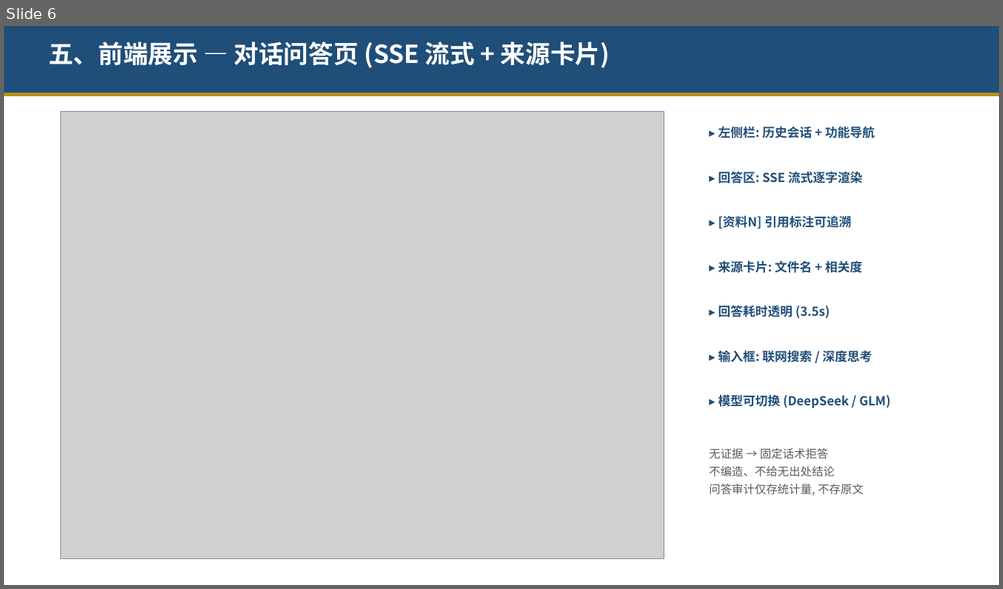
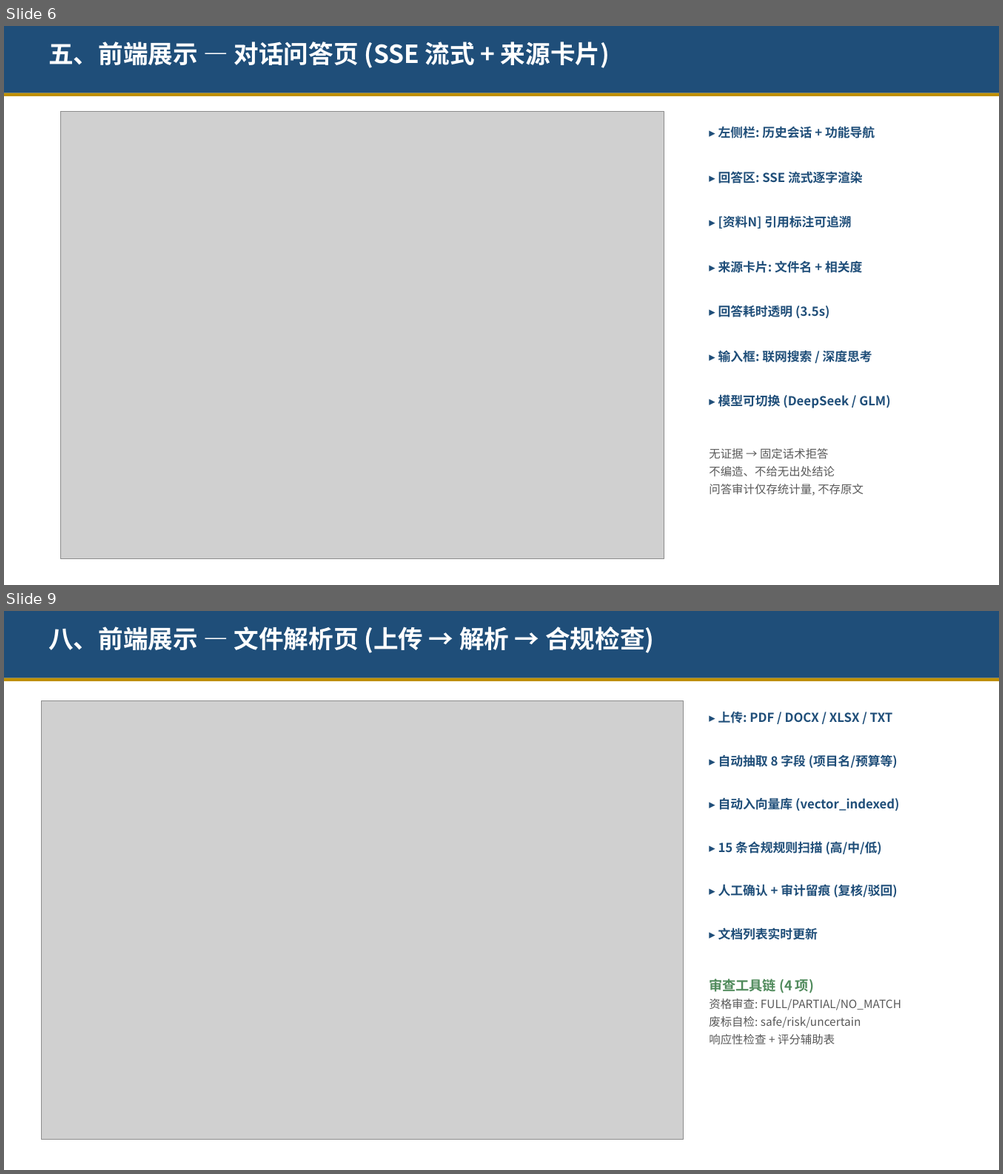
Before and after one commit to wuyang-vs/Bidding_QA_Chatbot, a slide deck: 招投标RAG智能问答系统介绍.pptx. Shown one above the other, each under a label of ours: slide 6 before the commit, slides 6 and 9 after it; the slides between them are not shown. The pictures are 1003x589 and 1003x1174 pixels, drawn with LibreOffice and Linux fonts; fonts in the diff are those of the drawing; grey boxes stand for pictures. Boxes give left, top, right and bottom in pixels: in the first picture for what was removed or moved away, otherwise in the second. Text is boxed around its words. In the diff, an @@ line names an element or a change of style, - is before the commit and + after.

Commit message:
docs(ppt): 系统介绍PPT新增5页前端展示,覆盖6大页面38项功能全部完整
- 新增: 数据看板/文件解析/标书生成/图谱+企业资料库 4页

- 更新: 结束页加'十四、总结'标题,编号顺延

- 总页数 11->16, 前端从4页扩展到9页

```diff
--- a/招投标RAG智能问答系统介绍.pptx
+++ b/招投标RAG智能问答系统介绍.pptx
@@ slide 9 added at [4,611,999,1170], background #FFFFFF @@
@@ rectangle added at [4,611,999,678], fill #1F4E79 @@
@@ text added at [48,627,654,653], 24 pt, text #FFFFFF, bold @@
+八、前端展示 — 文件解析页 (上传 → 解析 → 合规检查)
@@ rectangle added at [4,678,999,681], fill #BF8F00 @@
@@ picture added at [41,701,683,1140] @@
@@ text added at [718,712,893,723], 12 pt, text #1F4E79, bold @@
+▸ 上传: PDF / DOCX / XLSX / TXT
@@ text added at [718,755,897,768], 12 pt, text #1F4E79, bold @@
+▸ 自动抽取 8 字段 (项目名/预算等)
@@ text added at [718,797,899,811], 12 pt, text #1F4E79, bold @@
+▸ 自动入向量库 (vector_indexed)
@@ text added at [718,841,882,855], 12 pt, text #1F4E79, bold @@
+▸ 15 条合规规则扫描 (高/中/低)
@@ text added at [718,884,896,897], 12 pt, text #1F4E79, bold @@
+▸ 人工确认 + 审计留痕 (复核/驳回)
@@ text added at [718,928,817,940], 12 pt, text #1F4E79, bold @@
+▸ 文档列表实时更新
@@ text added at [708,979,901,1045], 11 pt, text #595959 @@
+审查工具链 (4 项)
+资格审查: FULL/PARTIAL/NO_MATCH
+废标自检: safe/risk/uncertain
+响应性检查 + 评分辅助表
```
Also in this commit, not shown: 6 slides changed, 3 other slides added, 1 other file.
